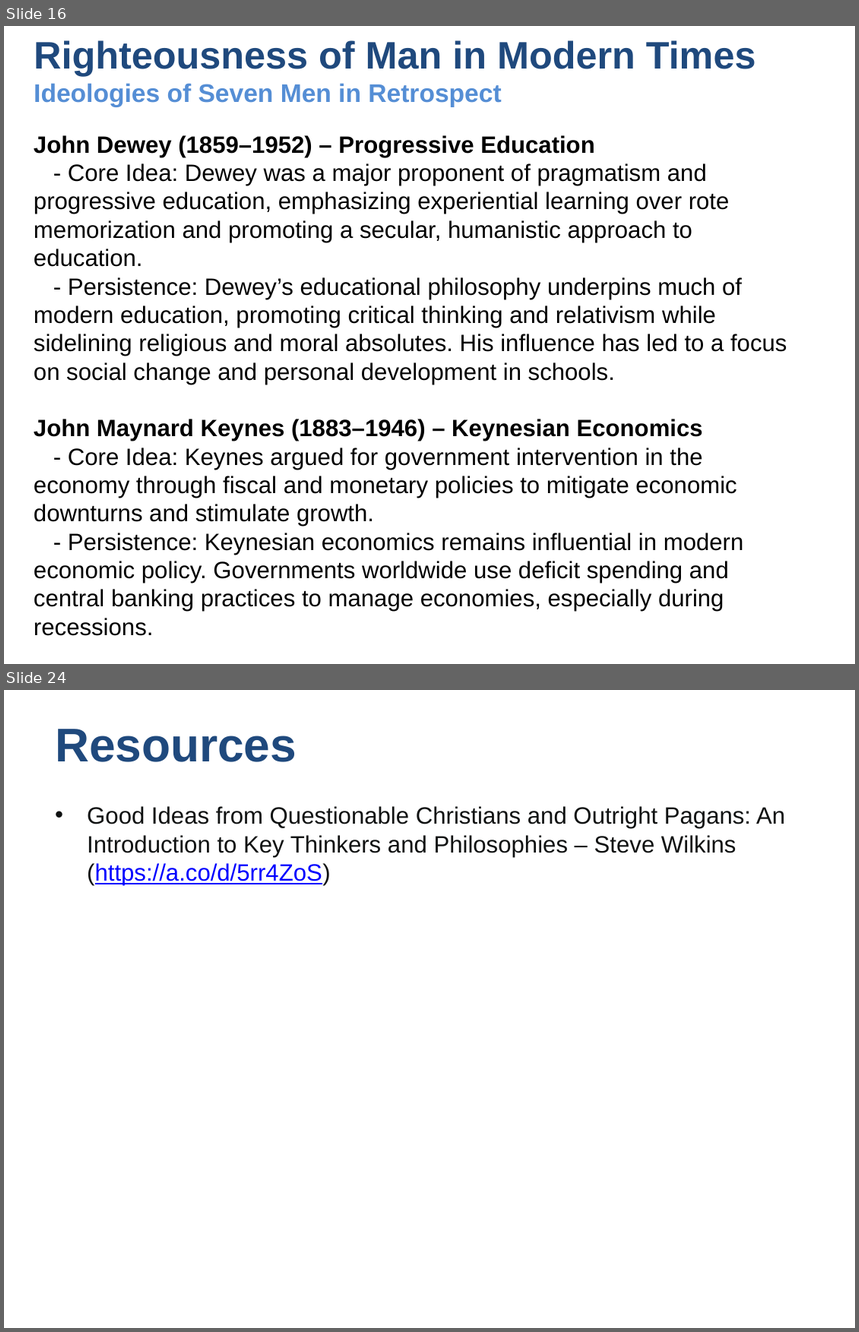
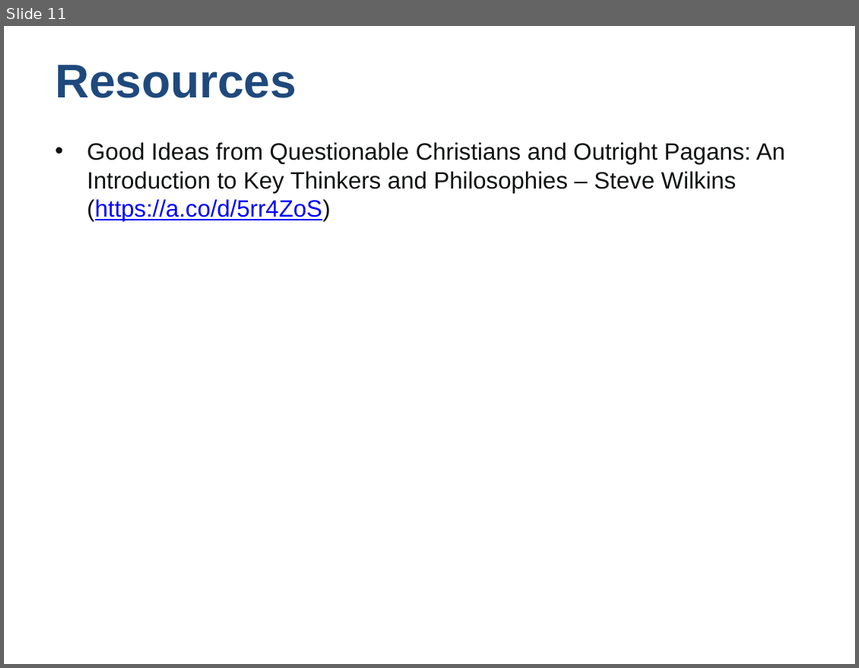
Before and after one commit to UsefulEngines/EvangelismPublic, a slide deck: 2024-Q4/2024-11-24/2024-11-24-Psalms.pptx. Shown one above the other, each under a label of ours: slides 16 and 24 before the commit, slide 11 after it; the slides between them are not shown. The pictures are 859x1332 and 859x668 pixels, drawn with LibreOffice and Linux fonts; fonts in the diff are those of the drawing. Boxes give left, top, right and bottom in pixels: in the first picture for what was removed or moved away, otherwise in the second. Text is boxed around its words. In the diff, an @@ line names an element or a change of style, - is before the commit and + after.

```diff
--- a/2024-Q4/2024-11-24/2024-11-24-Psalms.pptx
+++ b/2024-Q4/2024-11-24/2024-11-24-Psalms.pptx
@@ slide 16 removed at (4, 26, 855, 664), background #FFFFFF @@
@@ title removed at (34, 40, 756, 107) @@
-Righteousness of Man in Modern Times
-Ideologies of Seven Men in Retrospect
@@ text removed at (34, 135, 787, 636) @@
-John Dewey (1859–1952) – Progressive Education
-- Core Idea: Dewey was a major proponent of pragmatism and progressive education, emphasizing experiential learning over rote memorization and promoting a secular, humanistic approach to education.
-- Persistence: Dewey’s educational philosophy underpins much of modern education, promoting critical thinking and relativism while sidelining religious and moral absolutes. His influence has led to a focus on social change and personal development in schools.
-John Maynard Keynes (1883–1946) – Keynesian Economics
-- Core Idea: Keynes argued for government intervention in the economy through fiscal and monetary policies to mitigate economic downturns and stimulate growth.
-- Persistence: Keynesian economics remains influential in modern economic policy. Governments worldwide use deficit spending and central banking practices to manage economies, especially during recessions.
@@ what was slide 24 is now slide 11 @@
```
Also in this commit, not shown: 6 slides changed, 2 slides added, 21 other slides removed.
